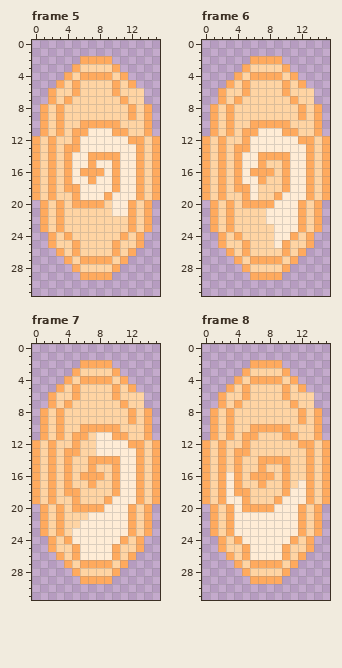
Pixel-art file: assets/portal.aseprite. The picture above is the old version.
16x32 pixels, 22 frames. Shown: frame 5, frame 6, frame 7, frame 8. The commit also changed other frames, which this record leaves out.
After:
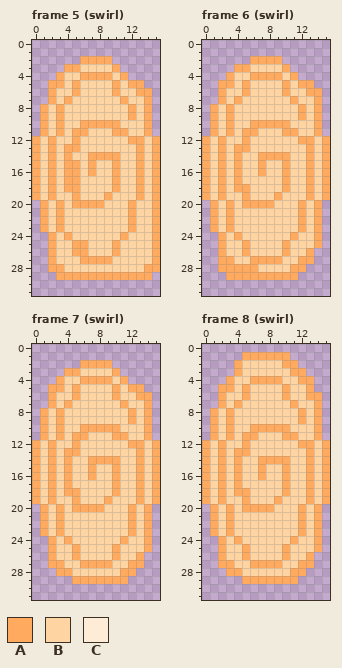
Palette (. is transparent): A #ffaa5e  B #ffd4a3  C #ffecd6
The exact change:
Changed rows in their new state; - is an unchanged pixel.
Frame 5 (swirl):
first column x 2:
 3 --A----------
 4 -AB----------
 5 A----------A-
 6 -----------AA
 7 ------------A
first column x 2:
11 -----BBB------
12 ----BBBBBB----
13 ----BBBBBBB---
14 ---BB----BB---
15 ---AB-BB-BB---
16 ---AB-BB-BB---
17 ---ABBBB-BB---
18 ----BBBB-BB---
19 ----BBB-BBB---
20 --------BB--BA
21 --------BB--BA
22 ------------BA
23 ------------BA
24 -----------BBA
25 ----A------BBA
26 AB--A-----BBBA
27 ABB------BBBBA
28 AABB----BBBBAA
29 -AAA----AAAAA-
Frame 6 (swirl):
first column x 2:
 3 --A----------
 4 -AB----------
 5 A----------A-
 6 -----------AA
 7 ------------A
first column x 2:
11 -----BBB-----
12 ----BBBBBB---
13 ----BBBBBBB--
14 ---BB----BB--
15 ---BB----BB--
16 ---BB-B--BB--
17 ---BBB---BB--
18 ----B----BB--
19 ----B---BBB--
20 -------BBB---
21 ------BBBB---
22 ------BBBB---
23 -------BBB---
24 -------BB--BA
25 -------B---BA
26 AB--------BA-
27 AAB------BAA-
28 AAA-A---BAA--
29 -AAA----AA---
Frame 7 (swirl):
first column x 2:
 3 --A----------
 4 -AB----------
 5 A----------A-
 6 -----------AA
 7 ------------A
first column x 2:
11 ------BB-----
12 ------BBBB---
13 ------BBBBB--
14 ---------BB--
15 ---------BB--
16 ----B-B--BB--
17 -----B---BB--
18 ---------BB--
19 --------BBB--
20 -------BBB---
21 -----BBBBB---
22 ----BBBBBB---
23 ---BBBBBBB---
24 ---BBBBBB--BA
25 ----BBBB---BA
26 AB--BBBB--BA-
27 AAB------BAA-
28 -AAB----BAA--
29 ---A----AA---
Frame 8 (swirl):
first column x 2:
 1 ---AAAAAA----
 2 --ABBBBBAA---
 3 --AB----BAA--
 4 -AB------BAA-
 5 A---------BA-
 6 -----------AA
 7 ------------A
first column x 2:
16 -B--B-B------
17 -B---B----B--
18 -B-------BB--
19 -BB-----BBB--
20 --B----BBB---
21 --BBBBBBBB---
22 --BBBBBBBB---
23 --BBBBBBBB---
24 ---BBBBBB--BA
25 ----BBBB---BA
26 AB--BBBB--BA-
27 AAB------BAA-
28 -AAB----BAA--
29 ---A----AA---
Boxes around the changes in both pictures, in picture pixels (x1, y1, x2, y2):
changed: (48, 64, 160, 280)
changed: (218, 64, 322, 280)
changed: (48, 368, 152, 584)
changed: (218, 352, 322, 408)
changed: (218, 472, 322, 584)
